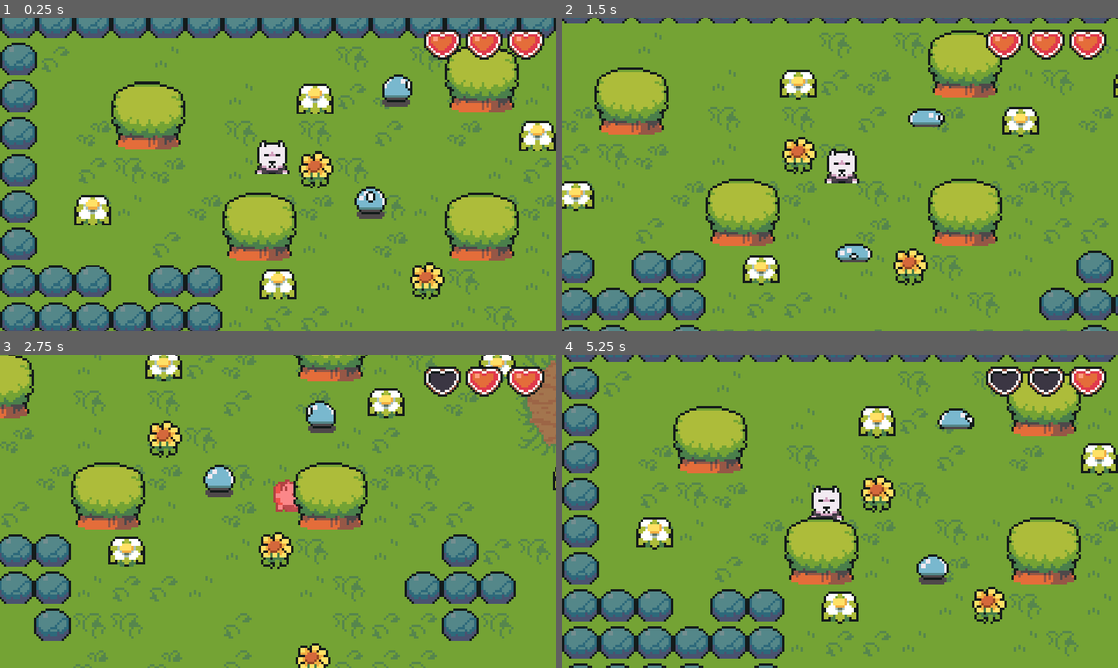
Above: before the commit, frames 1-4 (two rows, left to right).
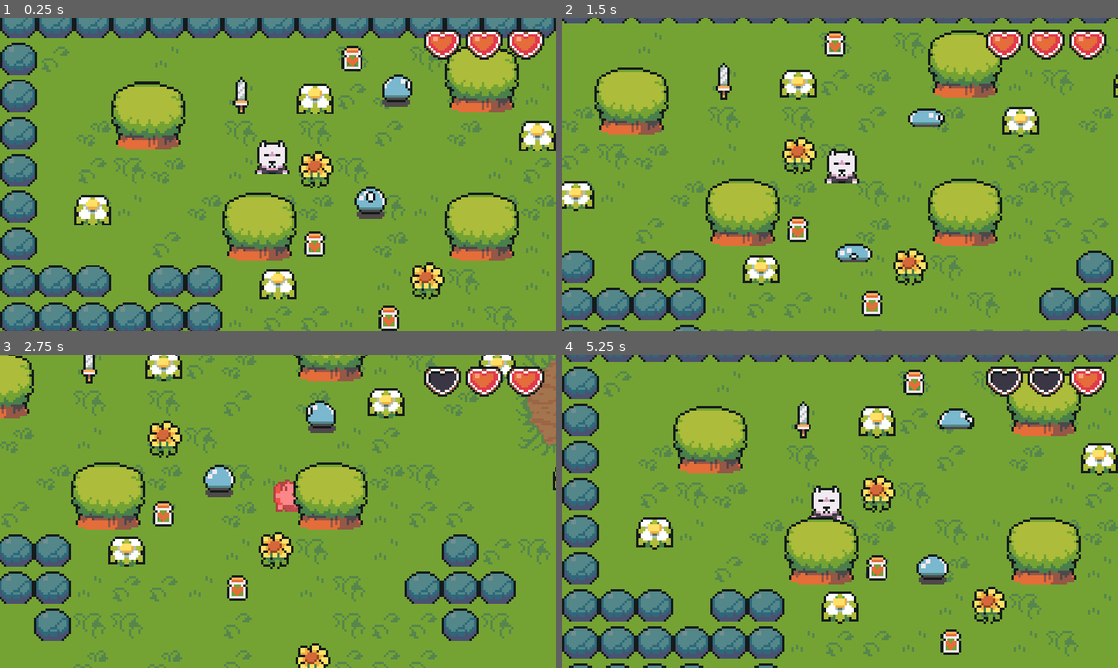
Above: after the commit, the same moments.

Repository: helderscrolls/magic-doggo
Game: Godot game, scene res://scenes/world.tscn
Same seed, same stepped clock (60 frames per second), same inputs: the game is played once before the commit and once after it.
Inputs:
- Up to frame 1 (0.25 s): no input
- Up to frame 2 (1.5 s): hold Right (ui_right) 0.53-1.28 s; hold Down (ui_down) from 1.28 s (still down)
- Up to frame 3 (2.75 s): release Down (ui_down) at 2.03 s; hold Right (ui_right) from 2.03 s (still down)
- Up to frame 4 (5.25 s): release Right (ui_right) at 2.78 s; hold Up (ui_up) 2.78-3.53 s; hold Left (ui_left) 3.53-5.03 s; hold Down (ui_down) from 5.03 s (still down)

The runs differ from the first frame. In frame 1, 0.9% of the frame differs, in the area x 41-72%, y 8-100%; in frame 2, 1.0%, in the area x 27-58%, y 4-96%; in frame 3, 0.7%; in frame 4, 1.0%.

Commit message:
feat(collectables): added collectables to tilemap

Diff:
--- /dev/null
+++ b/scenes/big_sword.tscn
@@ -0,0 +1,61 @@
+[gd_scene load_steps=8 format=3 uid="uid://biayyxwh28iln"]
+
+[ext_resource type="PackedScene" uid="uid://bt62s60w3x2k1" path="res://scenes/collectable.tscn" id="1_64kah"]
+[ext_resource type="Script" path="res://scripts/big_sword.gd" id="2_m1jl0"]
+[ext_resource type="Texture2D" uid="uid://dmfndkhqbixf" path="res://assets/sprites/BigSword.png" id="2_qu873"]
+
+[sub_resource type="RectangleShape2D" id="RectangleShape2D_r66qa"]
+resource_local_to_scene = true
+size = Vector2(6, 16)
+
+[sub_resource type="Animation" id="Animation_hwxhh"]
+resource_name = "spin"
+length = 0.4
+step = 0.4
+tracks/0/type = "value"
+tracks/0/imported = false
+tracks/0/enabled = true
+tracks/0/path = NodePath("Sprite2D:rotation")
+tracks/0/interp = 1
+tracks/0/loop_wrap = true
+tracks/0/keys = {
+"times": PackedFloat32Array(0, 0.4),
+"transitions": PackedFloat32Array(1, 1),
+"update": 0,
+"values": [0.0, 6.28319]
+}
+
+[sub_resource type="Animation" id="Animation_ckkch"]
+length = 0.001
+tracks/0/type = "value"
+tracks/0/imported = false
+tracks/0/enabled = true
+tracks/0/path = NodePath("Sprite2D:rotation")
+tracks/0/interp = 1
+tracks/0/loop_wrap = true
+tracks/0/keys = {
+"times": PackedFloat32Array(0),
+"transitions": PackedFloat32Array(1),
+"update": 0,
+"values": [0.0]
+}
+
+[sub_resource type="AnimationLibrary" id="AnimationLibrary_5pb7e"]
+_data = {
+"RESET": SubResource("Animation_ckkch"),
+"spin": SubResource("Animation_hwxhh")
+}
+
+[node name="BigSword" instance=ExtResource("1_64kah")]
+script = ExtResource("2_m1jl0")
+
+[node name="CollisionShape2D" parent="." index="0"]
+shape = SubResource("RectangleShape2D_r66qa")
+
+[node name="Sprite2D" parent="." index="1"]
+texture = ExtResource("2_qu873")
+
+[node name="AnimationPlayer" type="AnimationPlayer" parent="." index="2"]
+libraries = {
+"": SubResource("AnimationLibrary_5pb7e")
+}
--- /dev/null
+++ b/scenes/collectable.tscn
@@ -0,0 +1,14 @@
+[gd_scene load_steps=3 format=3 uid="uid://bt62s60w3x2k1"]
+
+[ext_resource type="Script" path="res://scripts/collectable.gd" id="1_0txp2"]
+
+[sub_resource type="RectangleShape2D" id="RectangleShape2D_qjadu"]
+resource_local_to_scene = true
+
+[node name="Collectable" type="Area2D"]
+script = ExtResource("1_0txp2")
+
+[node name="CollisionShape2D" type="CollisionShape2D" parent="."]
+shape = SubResource("RectangleShape2D_qjadu")
+
+[node name="Sprite2D" type="Sprite2D" parent="."]
--- /dev/null
+++ b/scenes/life_potion.tscn
@@ -0,0 +1,16 @@
+[gd_scene load_steps=4 format=3 uid="uid://dbs24pavl0rx3"]
+
+[ext_resource type="PackedScene" uid="uid://bt62s60w3x2k1" path="res://scenes/collectable.tscn" id="1_qihif"]
+[ext_resource type="Texture2D" uid="uid://fn34yc8x1iam" path="res://assets/sprites/LifePot.png" id="2_24b0u"]
+
+[sub_resource type="RectangleShape2D" id="RectangleShape2D_220c1"]
+resource_local_to_scene = true
+size = Vector2(8, 10)
+
+[node name="LifePotion" instance=ExtResource("1_qihif")]
+
+[node name="CollisionShape2D" parent="." index="0"]
+shape = SubResource("RectangleShape2D_220c1")
+
+[node name="Sprite2D" parent="." index="1"]
+texture = ExtResource("2_24b0u")
--- a/scenes/world.tscn
+++ b/scenes/world.tscn
@@ -1,12 +1,14 @@
-[gd_scene load_steps=20 format=4 uid="uid://cpecp3qi5iy6c"]
+[gd_scene load_steps=24 format=4 uid="uid://cpecp3qi5iy6c"]
 
 [ext_resource type="PackedScene" uid="uid://ctls2l24ivrad" path="res://scenes/player.tscn" id="1_kaimq"]
 [ext_resource type="Script" path="res://scripts/world.gd" id="1_wjlqg"]
 [ext_resource type="Texture2D" uid="uid://c58vyqyv1oxyo" path="res://assets/sprites/TilesetFloor.png" id="2_gbiac"]
 [ext_resource type="Texture2D" uid="uid://cnu08bks67p4w" path="res://assets/sprites/TilesetNature.png" id="2_ogoc5"]
 [ext_resource type="Texture2D" uid="uid://cj7kt0jxct2at" path="res://assets/sprites/AnimatedWhiteFlower.png" id="3_hgiak"]
+[ext_resource type="PackedScene" uid="uid://dbs24pavl0rx3" path="res://scenes/life_potion.tscn" id="5_1knq0"]
 [ext_resource type="Script" path="res://scripts/follow_camera.gd" id="5_vifo5"]
 [ext_resource type="PackedScene" uid="uid://ghksv31f2ew1" path="res://scenes/slime.tscn" id="6_km1kr"]
+[ext_resource type="PackedScene" uid="uid://biayyxwh28iln" path="res://scenes/big_sword.tscn" id="6_o5nt3"]
 [ext_resource type="PackedScene" uid="uid://bj4hw22w61f82" path="res://scenes/hearts_container.tscn" id="7_lmq3n"]
 
 [sub_resource type="TileSetAtlasSource" id="TileSetAtlasSource_c3omh"]
@@ -1906,6 +1908,13 @@
 physics_layer_0/collision_mask = 3
 sources/1 = SubResource("TileSetAtlasSource_3f5rb")
 
+[sub_resource type="TileSetScenesCollectionSource" id="TileSetScenesCollectionSource_a4abk"]
+scenes/1/scene = ExtResource("5_1knq0")
+scenes/2/scene = ExtResource("6_o5nt3")
+
+[sub_resource type="TileSet" id="TileSet_2hw1w"]
+sources/0 = SubResource("TileSetScenesCollectionSource_a4abk")
+
 [node name="World" type="Node2D"]
 y_sort_enabled = true
 script = ExtResource("1_wjlqg")
@@ -1936,6 +1945,10 @@
 [node name="Rocks" type="TileMapLayer" parent="TileMaps"]
 tile_map_data = PackedByteArray("AAAAAAAAAQAIAAwAAAAAAAEAAQAIAAwAAAAAAAIAAQAIAAwAAAAAAAMAAQAIAAwAAAAAAAQAAQAIAAwAAAAAAA …(2080 unchanged characters)…
 tile_set = SubResource("TileSet_138wf")
+
+[node name="Collectables" type="TileMapLayer" parent="TileMaps"]
+tile_map_data = PackedByteArray("AAAIAAYAAAAAAAAAAQAKAAgAAAAAAAAAAQAJAAEAAAAAAAAAAQAVAAgAAAAAAAAAAQAXAAsAAAAAAAAAAQAGAAIAAAAAAAAAAgA=")
+tile_set = SubResource("TileSet_2hw1w")
 
 [node name="Player" parent="." instance=ExtResource("1_kaimq")]
 position = Vector2(117, 74)
--- /dev/null
+++ b/scripts/big_sword.gd
@@ -0,0 +1,9 @@
+extends "res://scripts/collectable.gd"
+
+@onready var animations = $AnimationPlayer
+
+func collect():
+	animations.play("spin")
+
+	await animations.animation_finished
+	super.collect()
--- /dev/null
+++ b/scripts/collectable.gd
@@ -0,0 +1,4 @@
+extends Area2D
+
+func collect():
+	queue_free()
--- a/scripts/player.gd
+++ b/scripts/player.gd
@@ -30,6 +30,13 @@
 		for area in hurtBox.get_overlapping_areas():
 			if area.name == "HitBox":
 				hurtByEnemy(area)
+
+func _on_hurt_box_area_entered(area: Area2D) -> void:
+	if area.has_method("collect"):
+		area.collect()
+
+func _on_hurt_box_area_exited(area: Area2D) -> void:
+	pass # Replace with function body.
 
 func handleInput():
 	var moveDirection = Input.get_vector("ui_left", "ui_right", "ui_up", "ui_down")
Binary file added: assets/sprites/BigSword.png
Not shown, added: assets/sprites/BigSword.png.import
Binary file added: assets/sprites/LifePot.png
Not shown, added: assets/sprites/LifePot.png.import
